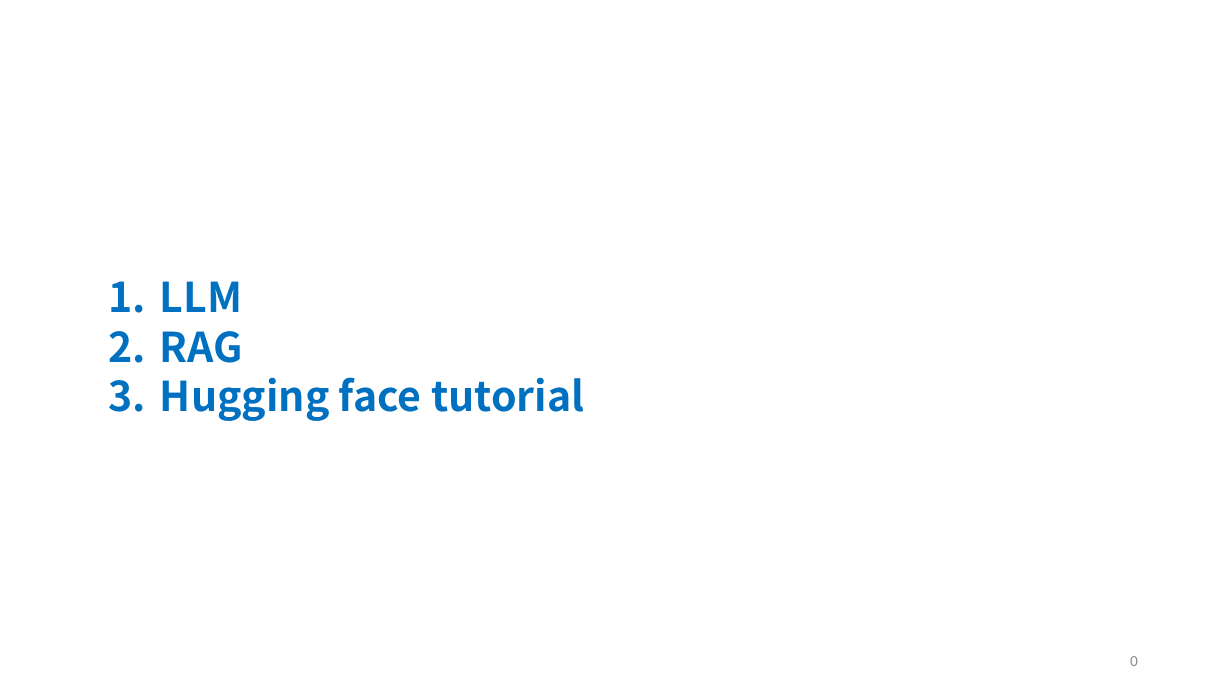
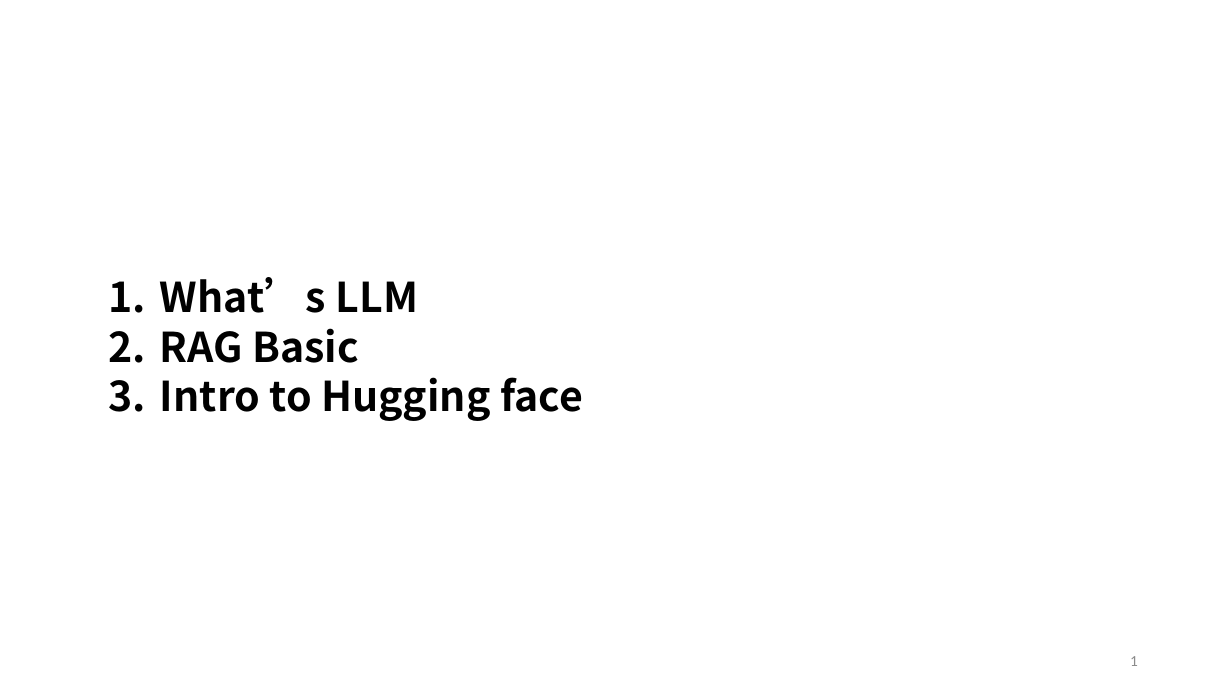
Before and after one commit to cathayins/llama_club, a slide deck: slide 2 of R1/R1.pptx (slide 1 before the commit). Drawn at 1232x693 pixels with LibreOffice and Linux fonts; fonts in the diff are those of the drawing. Boxes give left, top, right and bottom in pixels: in the first picture for what was removed or moved away, otherwise in the second. Text is boxed around its words. In the diff, an @@ line names an element or a change of style, - is before the commit and + after.

```diff
--- a/R1/R1.pptx
+++ b/R1/R1.pptx
@@ text at box(160, 277, 583, 421): text changed; text colour #0070C0 to #000000 @@
-1. LLM
-2. RAG
-3. Hugging face tutorial
+1. What’s LLM
+2. RAG Basic
+3. Intro to Hugging face
@@ page number at box(1130, 656, 1138, 666): text changed @@
-0
+1
```
Also in this commit, not shown: 4 other slides changed, 4 slides added, 1 slide removed.
